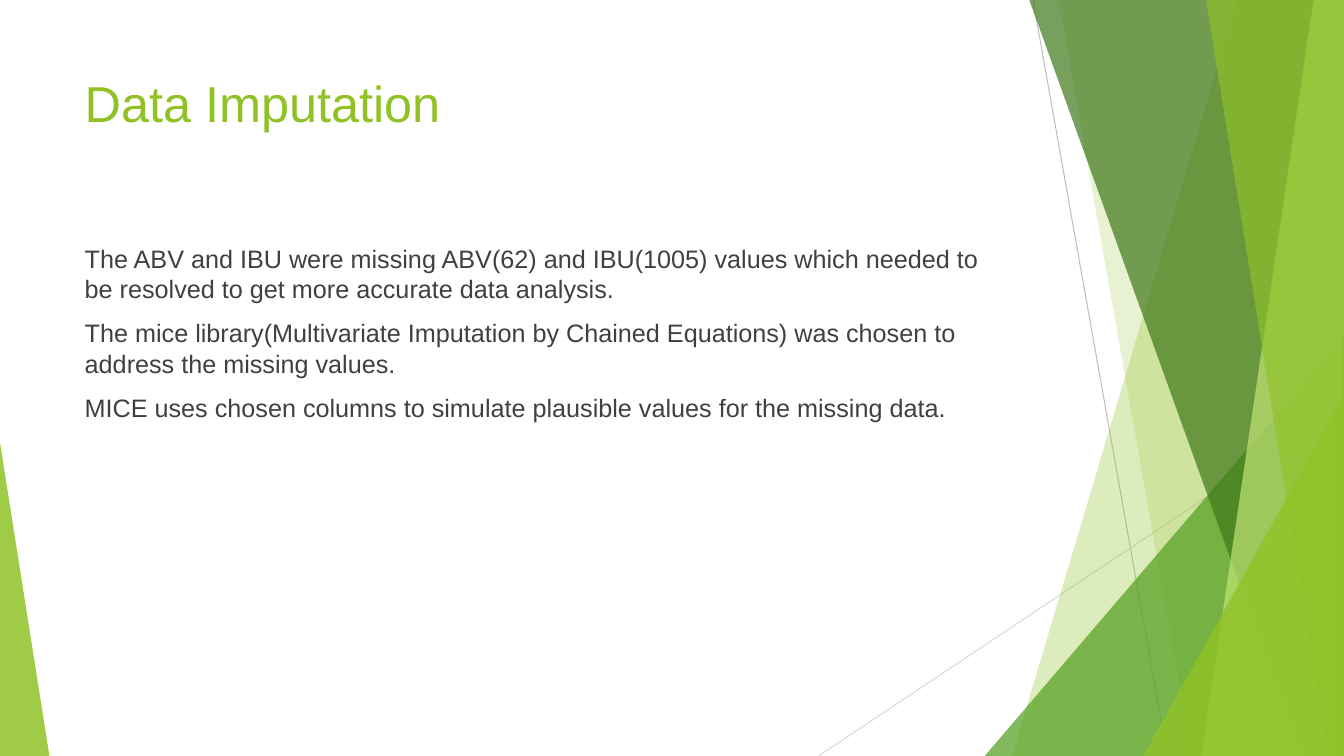
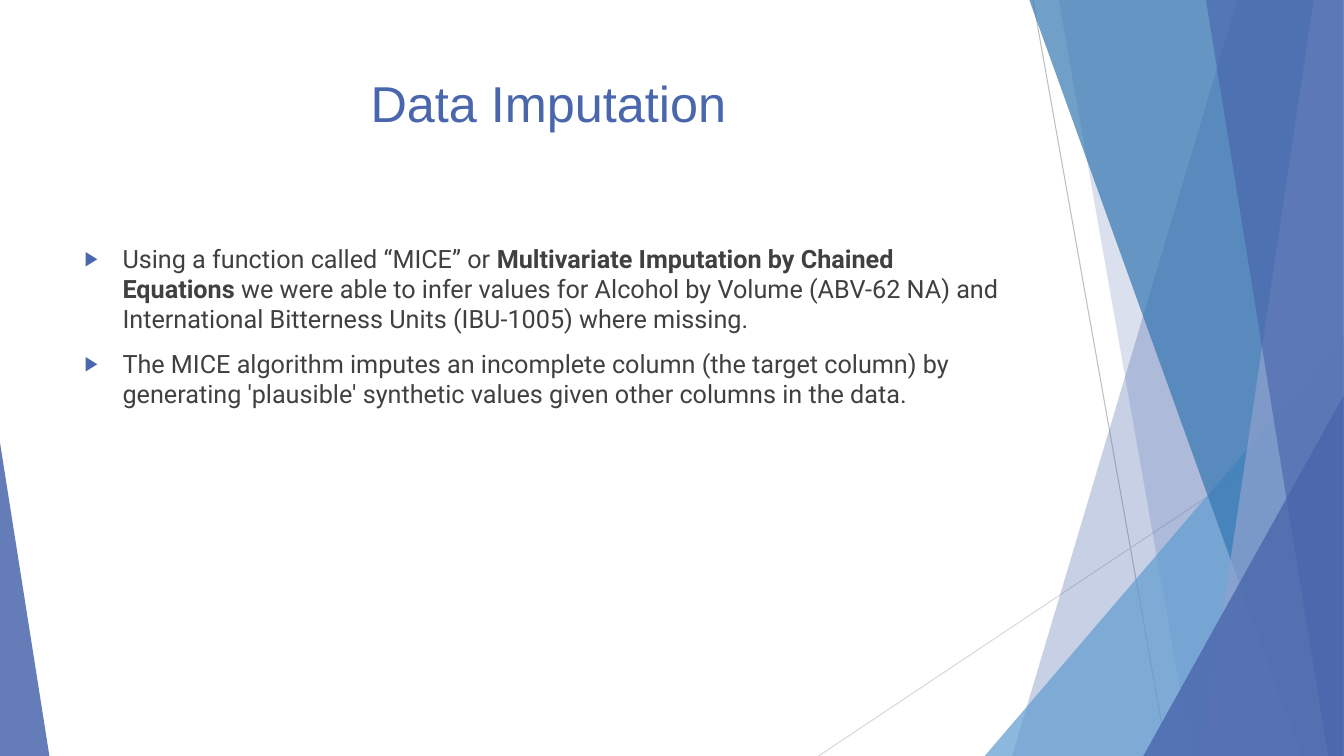
Before and after one commit to malcolmccarlson/DDS-CaseStudy1, a slide deck: slide 3 of MalcolmCarlsonBeerDataEDA.DDS6306.pptx. Drawn at 1344x756 pixels with LibreOffice and Linux fonts; fonts in the diff are those of the drawing. Boxes give left, top, right and bottom in pixels: in the first picture for what was removed or moved away, otherwise in the second. Text is boxed around its words. In the diff, an @@ line names an element or a change of style, - is before the commit and + after.

```diff
--- a/MalcolmCarlsonBeerDataEDA.DDS6306.pptx
+++ b/MalcolmCarlsonBeerDataEDA.DDS6306.pptx
@@ freeform shape at (x1=1012, y1=0, x2=1344, y2=756): fill #90C226 at 30% opacity to #4A66AC at 30% opacity @@
@@ freeform shape at (x1=1029, y1=0, x2=1344, y2=756): fill #3F7819 at 70% opacity to #3477B2 at 70% opacity @@
@@ freeform shape at (x1=1059, y1=0, x2=1344, y2=756): fill #90C226 at 20% opacity to #4A66AC at 20% opacity @@
@@ freeform shape at (x1=1202, y1=0, x2=1344, y2=756): fill #C0E474 at 70% opacity to #90A2CF at 70% opacity @@
@@ freeform shape at (x1=1206, y1=0, x2=1344, y2=756): fill #90C226 at 65% opacity to #4A66AC at 65% opacity @@
@@ title "Data Imputation" at (x1=371, y1=85, x2=726, y2=132): text colour #90C226 to #4A66AC; alignment left to centre @@
@@ text at (x1=123, y1=249, x2=998, y2=409): text changed; font Arial to Roboto @@
-The ABV and IBU were missing ABV(62) and IBU(1005) values which needed to be resolved to get more accurate data analysis.
-The mice library(Multivariate Imputation by Chained Equations) was chosen to address the missing values.
-MICE uses chosen columns to simulate plausible values for the missing data.
+▶ Using a function called “MICE” or Multivariate Imputation by Chained Equations we were able to infer values for Alcohol by Volume (ABV-62 NA) and International Bitterness Units (IBU-1005) where missing.
+▶ The MICE algorithm imputes an incomplete column (the target column) by generating 'plausible' synthetic values given other columns in the data.
@@ triangle at (x1=985, y1=336, x2=1344, y2=756): fill #54A021 at 72% opacity to #629DD1 at 72% opacity @@
@@ triangle at (x1=1143, y1=396, x2=1344, y2=756): fill #90C226 at 80% opacity to #4A66AC at 80% opacity @@
@@ triangle at (x1=0, y1=443, x2=49, y2=756): fill #90C226 at 85% opacity to #4A66AC at 85% opacity @@
```
Also in this commit, not shown: 11 other slides changed, 6 slides added, 1 slide removed, 1 other file.
